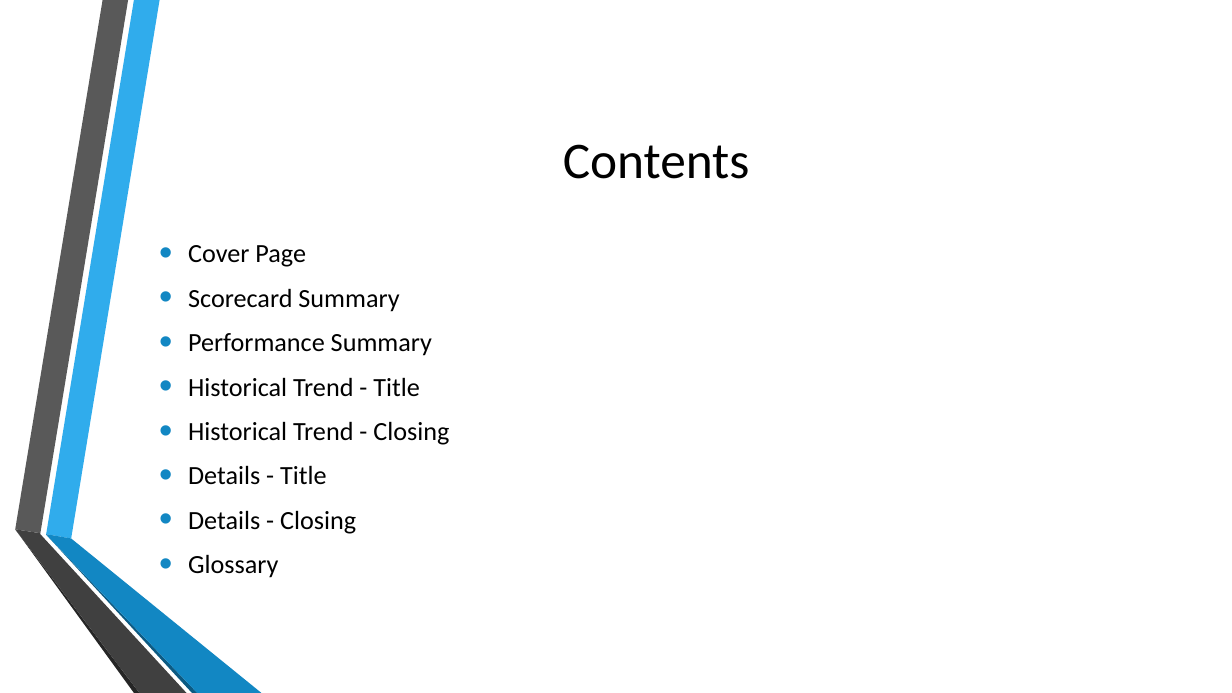
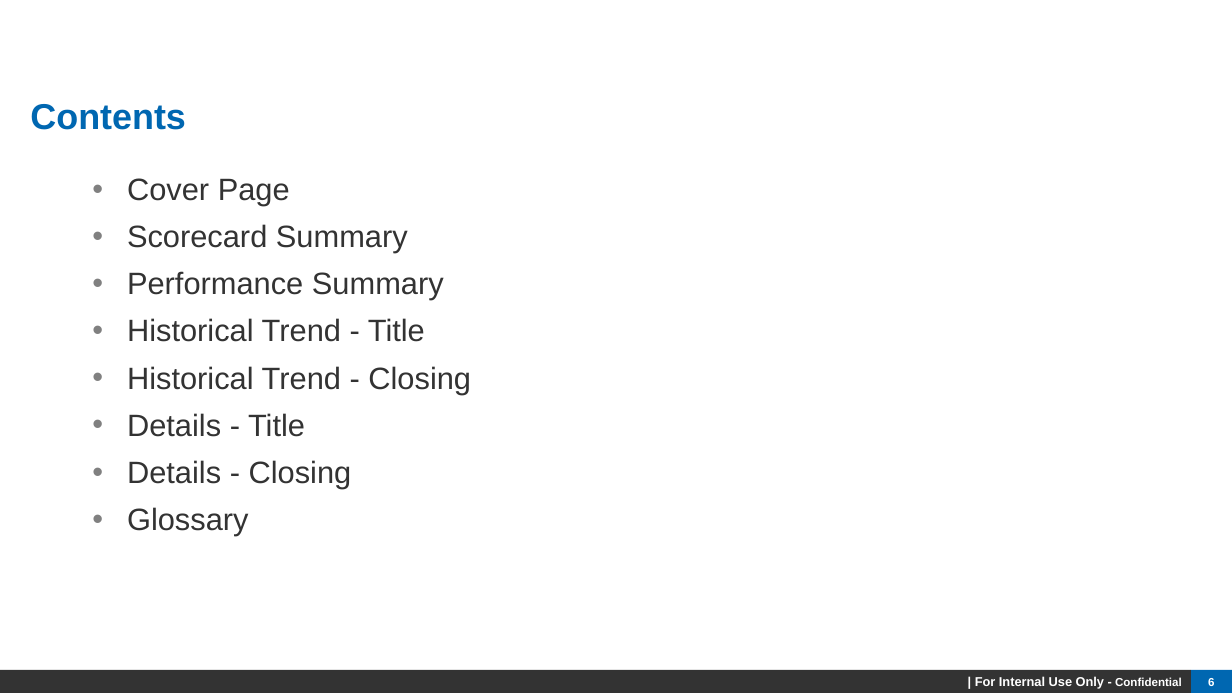
Before and after one commit to maxchen1220/Project, a slide deck: slide 6 of Supplier Scorecard Project Review.pptx. Drawn at 1232x693 pixels with LibreOffice and Linux fonts; fonts in the diff are those of the drawing; background and template pictures are left out. Boxes give left, top, right and bottom in pixels: in the first picture for what was removed or moved away, otherwise in the second. Text is boxed around its words. In the diff, an @@ line names an element or a change of style, - is before the commit and + after.

```diff
--- a/Supplier Scorecard Project Review.pptx
+++ b/Supplier Scorecard Project Review.pptx
@@ title "Contents" moved from (x1=563, y1=144, x2=750, y2=179) to (x1=30, y1=104, x2=185, y2=130) @@
@@ title "Contents" at (x1=30, y1=104, x2=185, y2=130): size 40 to 28 pt, font Calibri to Arial, text colour #000000 to #0067B1, bold on; alignment centre to left; line spacing 1 to 0.95 @@
@@ text "Cover Page" moved from (x1=188, y1=245, x2=449, y2=578) to (x1=127, y1=178, x2=471, y2=536) @@
@@ text "Cover Page" at (x1=127, y1=178, x2=471, y2=536): size 20.4 to 24 pt, font Calibri to Arial, text colour #000000 to #333333; indent changed; line spacing 1 to 0.9; bullet colour #1287C3 to #808080; vertical alignment middle to top @@
@@ group removed at (x1=15, y1=0, x2=262, y2=693): 6 freeform shapes @@
@@ rectangle added at (x1=0, y1=670, x2=1191, y2=693), fill #333333, 10 pt, text #FFFFFF, bold @@
+| For Internal Use Only - Confidential
@@ page number added at (x1=1191, y1=670, x2=1232, y2=693), fill #0067B1, 9 pt, text #FFFFFF, bold @@
+6
```
Also in this commit, not shown: 12 other slides changed, 6 slides added, 1 slide removed.
